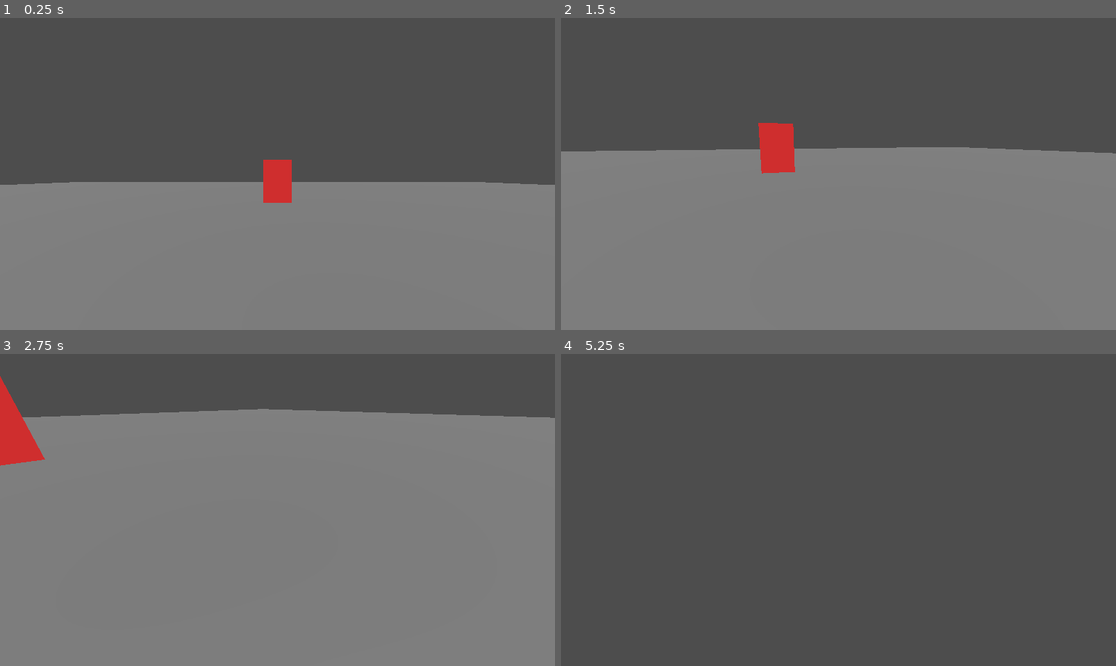
Above: before the commit, frames 1-4 (two rows, left to right).
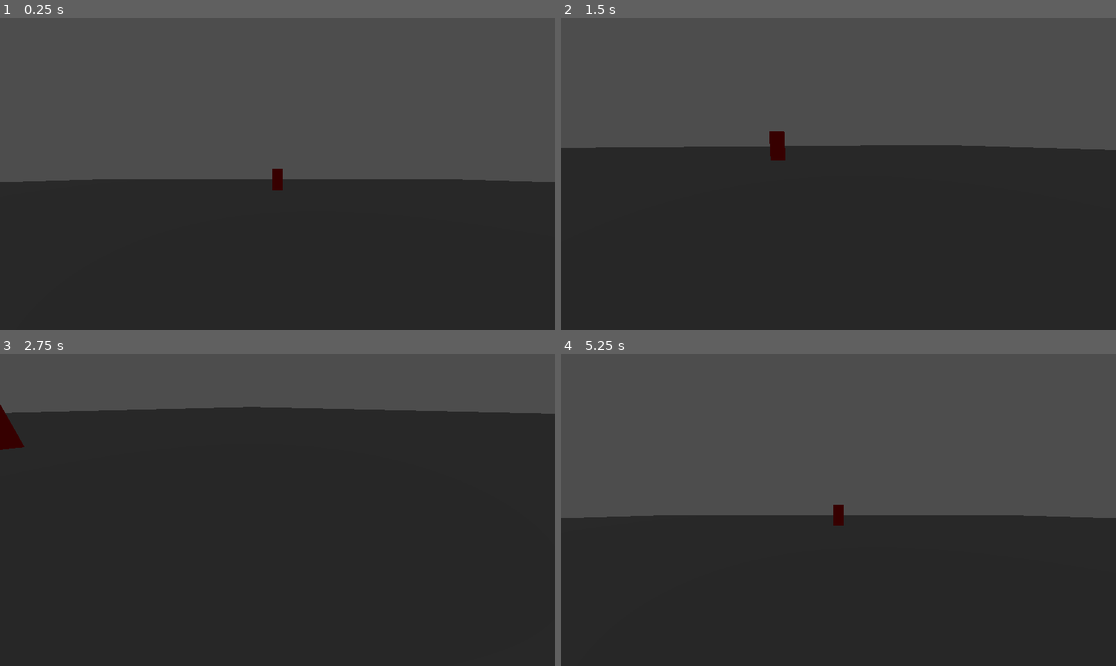
Above: after the commit, the same moments.

Repository: AniblimaxDeveloper/GRAVRIEDE-FILCRY
Game: Godot game, scene res://src/dunia3d.tscn
The game is run twice, just before and just after one commit, with the same random seed, the same clock (stepped at 60 frames per second) and the same inputs.
Inputs (mouse positions are in pixels of both pictures, inside the frame that each line leads up to):
- Up to frame 1 (0.25 s): no input
- Up to frame 2 (1.5 s): move the mouse to (960, 158) at 0.52 s; click (960, 158) at 0.67 s; drag from (727, 189) to (810, 236) at 1.27 s
- Up to frame 3 (2.75 s): tap Enter at 2 s; move the mouse to (333, 441) at 2.02 s; click (333, 441) at 2.17 s
- Up to frame 4 (5.25 s): tap Space at 2.75 s; drag from (810, 572) to (672, 463) at 2.77 s; move the mouse to (1005, 556) at 3.52 s; click (1005, 556) at 3.67 s; drag from (672, 463) to (755, 432) at 4.27 s; move the mouse to (866, 510) at 5.02 s; click (866, 510) at 5.17 s

The runs differ from the first frame. In frame 1, 48% of the frame differs, in the area x 0-100%, y 45-100%; in frame 2, 59%; in frame 3, 82%, in the area x 0-100%, y 7-100%; in frame 4, 48%.

Commit message:
Tahap 4: Menambahkan Senter, AI Monster Pengejar, dan Sistem Game Over

Diff:
--- a/src/dunia3d.gd
+++ b/src/dunia3d.gd
@@ -4,7 +4,10 @@
 var rotation_y = 0.0
 var player_node = null
 var camera = null
+var senter = null
+var monster = null
 var is_walking = false
+var tap_count = 0
 
 func _ready():
     # 1. Lantai
@@ -14,20 +17,20 @@
     lantai.mesh = mesh_lantai
     add_child(lantai)
 
-    # 2. Kotak Merah (Monster)
-    var kotak = MeshInstance3D.new()
-    var mesh_kotak = BoxMesh.new()
-    mesh_kotak.size = Vector3(2, 3, 2)
-    kotak.mesh = mesh_kotak
-    kotak.position = Vector3(0, 1.5, -15)
+    # 2. Monster (Kotak Merah)
+    monster = MeshInstance3D.new()
+    var mesh_monster = BoxMesh.new()
+    mesh_monster.size = Vector3(1, 2, 1)
+    monster.mesh = mesh_monster
+    monster.position = Vector3(0, 1, -15)
     var material = StandardMaterial3D.new()
-    material.albedo_color = Color(1, 0.2, 0.2)
-    kotak.material_override = material
-    add_child(kotak)
+    material.albedo_color = Color(0.8, 0, 0) # Merah Darah
+    monster.material_override = material
+    add_child(monster)
 
-    # 3. Player Node (Untuk Kamera)
+    # 3. Player Node (Kamera)
     player_node = Node3D.new()
-    player_node.position = Vector3(0, 2, 0)
+    player_node.position = Vector3(0, 1.5, 5)
     add_child(player_node)
 
     # 4. Kamera
@@ -35,32 +38,64 @@
     camera.current = true
     player_node.add_child(camera)
 
-    # 5. Cahaya
+    # 5. Senter (Flashlight)
+    senter = SpotLight3D.new()
+    senter.light_color = Color(1, 1, 0.8) # Warna agak kekuningan
+    senter.light_energy = 2.0
+    senter.spot_range = 20.0
+    senter.visible = false # Awalnya mati
+    camera.add_child(senter)
+
+    # 6. Cahaya Lingkungan (Sangat redup)
     var cahaya = DirectionalLight3D.new()
     cahaya.rotation_degrees = Vector3(-45, -30, 0)
+    cahaya.light_energy = 0.1 # Dibuat gelap biar seram
     add_child(cahaya)
 
-# Fungsi mendeteksi sentuhan di layar HP
+# Kontrol Sentuh
 func _input(event):
-    # Jika layar digeser (Lihat sekeliling)
+    # Geser layar (Lihat sekeliling)
     if event is InputEventScreenDrag:
         rotation_y -= event.relative.x * 0.005
         rotation_x -= event.relative.y * 0.005
         rotation_x = clamp(rotation_x, deg_to_rad(-90), deg_to_rad(90))
-
         player_node.rotation = Vector3(0, rotation_y, 0)
         camera.rotation = Vector3(rotation_x, 0, 0)
 
-    # Jika layar ditahan (Jalan maju)
+    # Tap Layar (Jalan & Senter)
     elif event is InputEventScreenTouch:
         if event.pressed:
             is_walking = true
+            tap_count += 1
+            # Jika tap 2 kali dalam waktu singkat
+            if tap_count == 2:
+                senter.visible = not senter.visible
+                tap_count = 0
         else:
             is_walking = false
 
-# Fungsi gerak
 func _process(delta):
+    # Reset hitungan tap jika layar tidak disentuh
+    if tap_count > 0 and not is_walking:
+        tap_count = 0
+
+    # Player Jalan Maju
     if is_walking:
         var speed = 4.0
         var arah_maju = player_node.transform.basis.z
         player_node.position -= arah_maju * speed * delta
+
+    # AI Monster Sederhana (Selalu mengejar player)
+    if monster and player_node:
+        var arah_ke_player = (player_node.position - monster.position).normalized()
+        # Kecepatan monster (lebih lambat dari player)
+        monster.position += arah_ke_player * 2.5 * delta
+
+        # Hadapkan monster ke arah player (opsional)
+        monster.look_at(Vector3(player_node.position.x, monster.position.y, player_node.position.z), Vector3.UP)
+
+        # Deteksi tabrakan (Jarak kurang dari 1.5 meter)
+        if monster.position.distance_to(player_node.position) < 1.5:
+            print("TERTANGKAP MONSTER!")
+            # Restart game secara paksa
+            get_tree().reload_current_scene()
